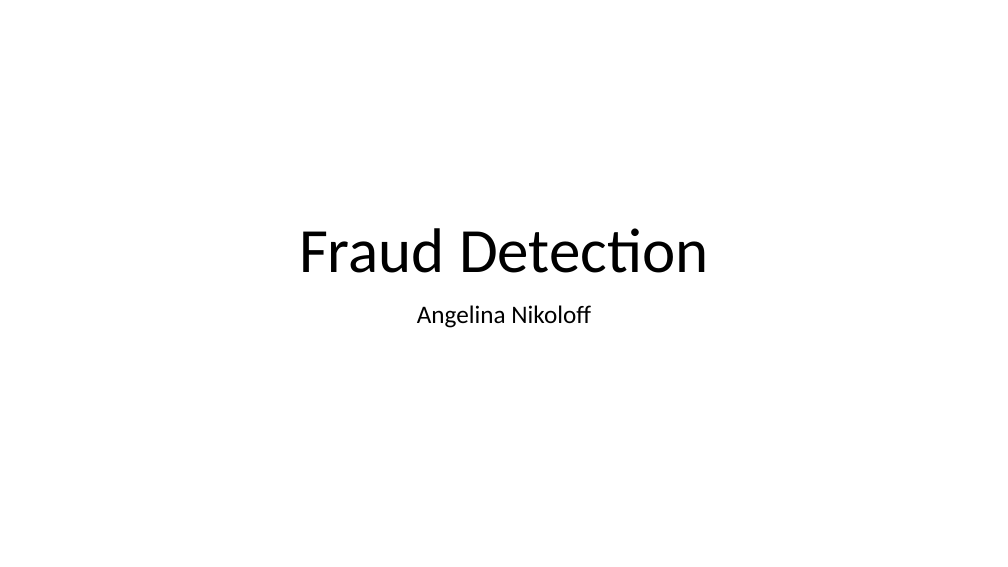
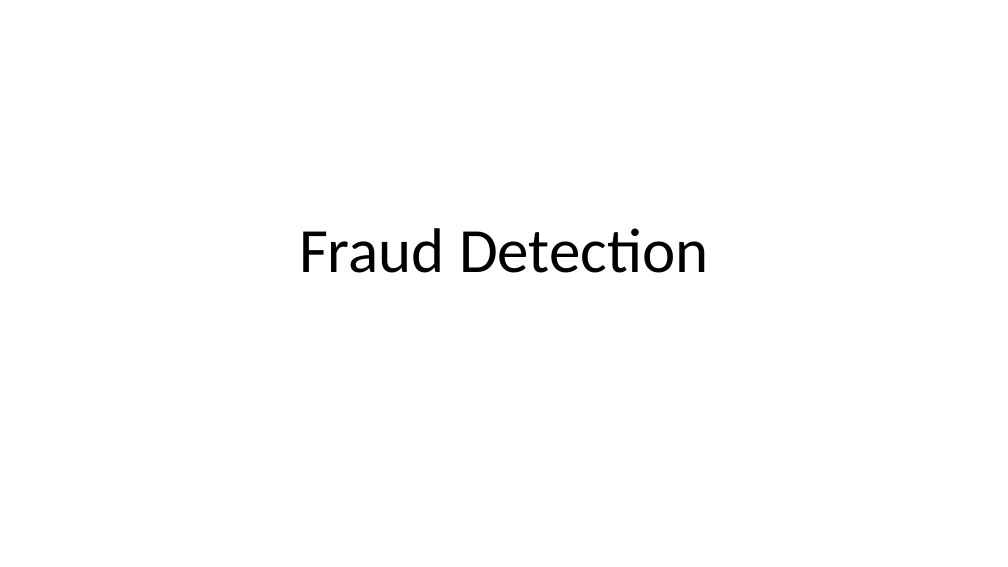
Before and after one commit to anikoloff/fraud_detection, a slide deck: slide 1 of fraud_detection.pptx. Drawn at 1008x567 pixels with LibreOffice and Linux fonts; fonts in the diff are those of the drawing. Boxes give left, top, right and bottom in pixels: in the first picture for what was removed or moved away, otherwise in the second. Text is boxed around its words. In the diff, an @@ line names an element or a change of style, - is before the commit and + after.

```diff
--- a/fraud_detection.pptx
+++ b/fraud_detection.pptx
@@ subtitle removed at <box>417,305,591,328</box> @@
-Angelina Nikoloff
```
Also in this commit, not shown: 10 other slides changed, 2 slides added, 1 slide removed, 2 other files.
